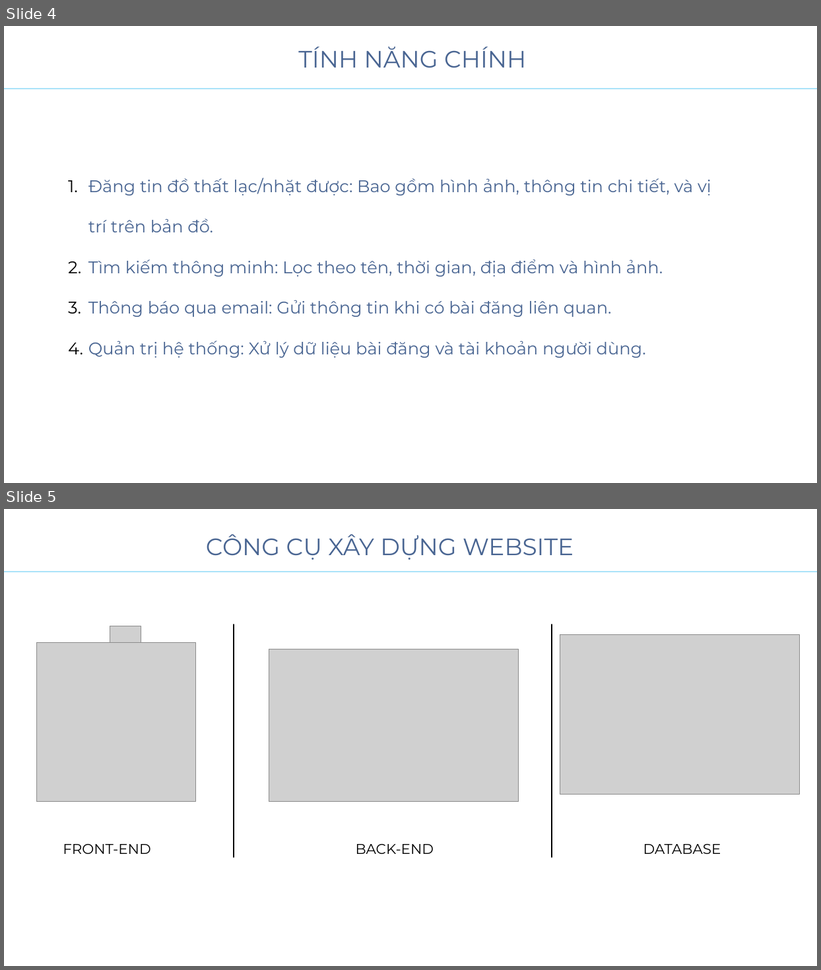
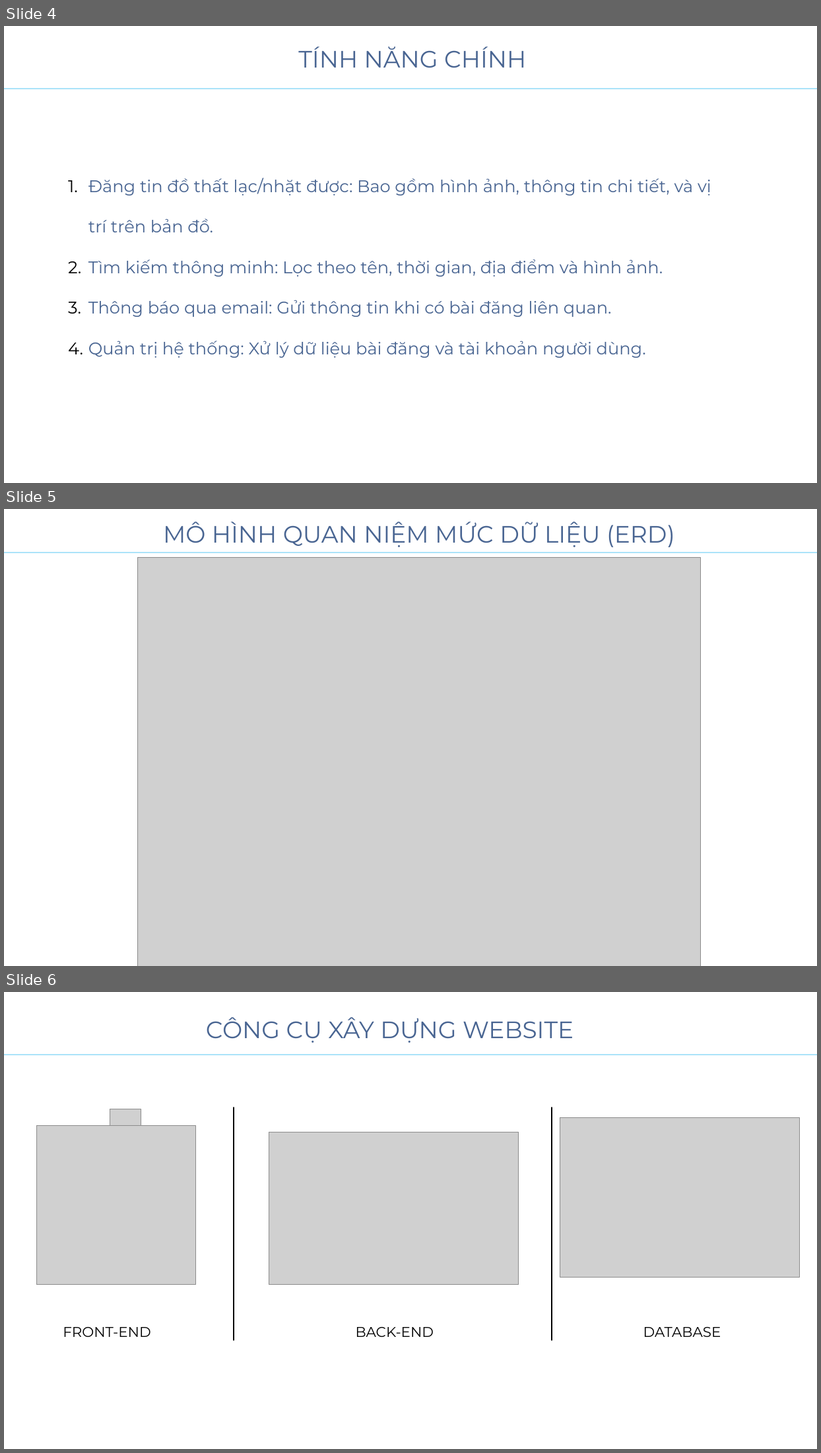
Before and after one commit to NguyenAnhTuann/cn-da21tta-nguyenanhtuan-websitetimdothatlac-reactjs-nodejs-mysql, a slide deck: thesis/abs/BaoCao_ĐACN_NguyenAnhTuan_110121123_DA21TTA.pptx. Shown one above the other, each under a label of ours: slides 4 and 5 before the commit, slides 4, 5 and 6 after it. The pictures are 821x970 and 821x1453 pixels, drawn with LibreOffice and Linux fonts; fonts in the diff are those of the drawing; grey boxes stand for pictures. Boxes give left, top, right and bottom in pixels: in the first picture for what was removed or moved away, otherwise in the second. Text is boxed around its words. In the diff, an @@ line names an element or a change of style, - is before the commit and + after.

```diff
--- a/thesis/abs/BaoCao_ĐACN_NguyenAnhTuan_110121123_DA21TTA.pptx
+++ b/thesis/abs/BaoCao_ĐACN_NguyenAnhTuan_110121123_DA21TTA.pptx
@@ slide 5 added at box(4, 509, 817, 966), background #FFFFFF @@
@@ text added at box(163, 522, 675, 547), 42 pt, text #496592 @@
+MÔ HÌNH QUAN NIỆM MỨC DỮ LIỆU (ERD)
@@ line added from (4, 553) to (817, 553), #ABE3F9 2.25 pt @@
@@ picture added at box(138, 557, 700, 966) @@
@@ what was slide 5 is now slide 6 @@
```
Also in this commit, not shown: 17 other files.
